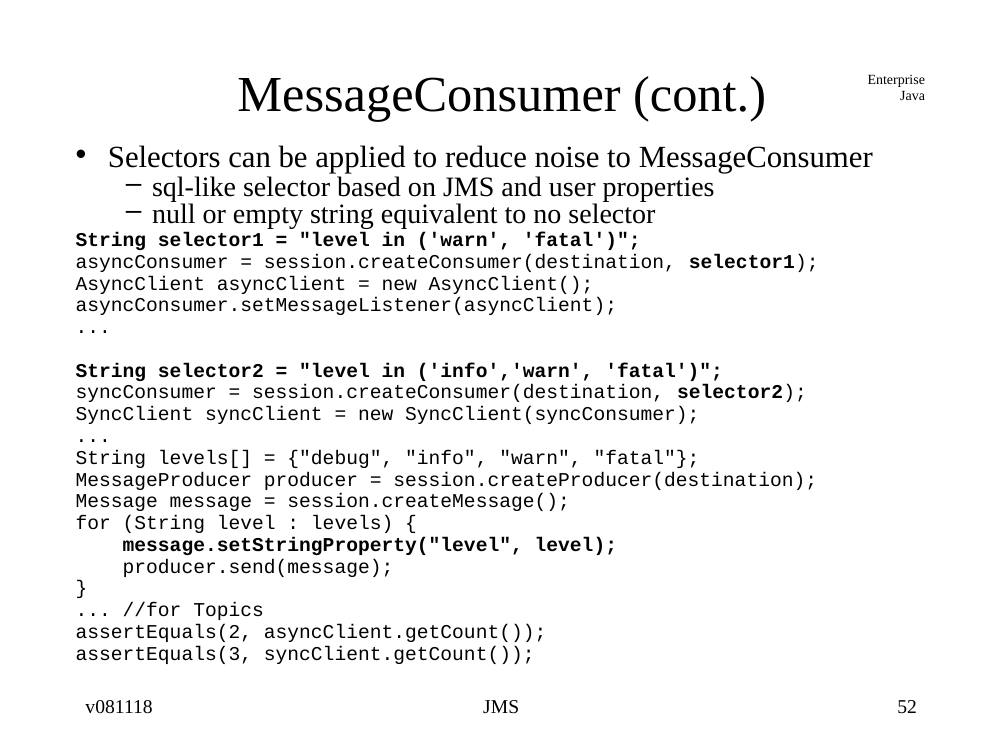
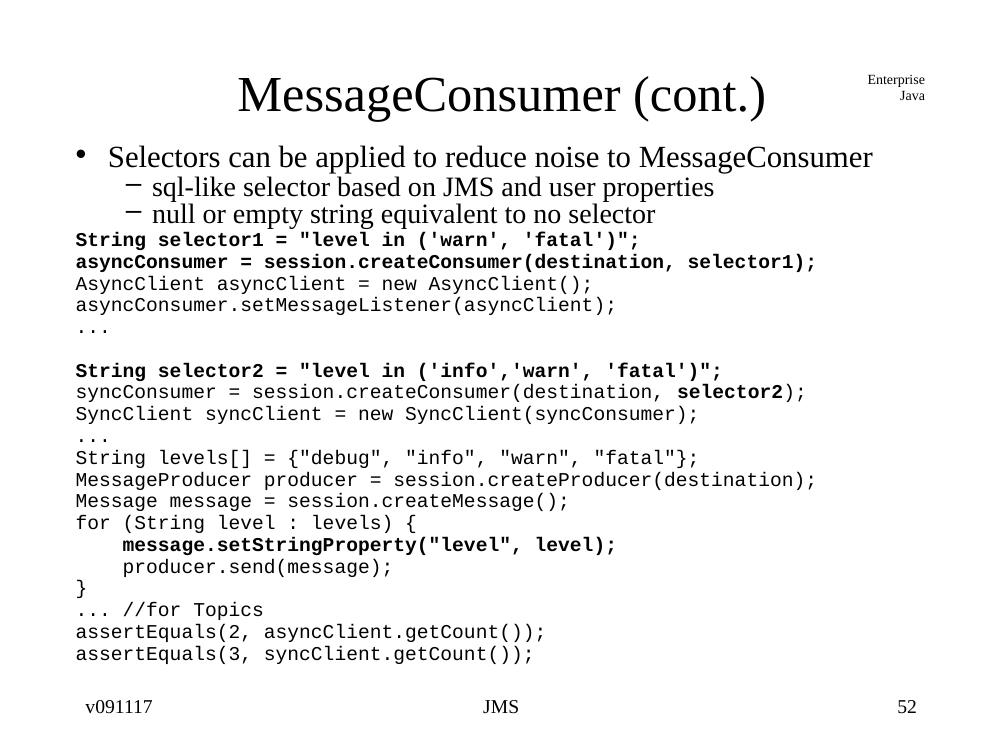
Before and after one commit to jcstaff/ejava-javaee, a slide deck: slide 52 of jmsCore/src/site/resources/lectures/jmsCore.ppt. Drawn at 1008x756 pixels with LibreOffice and Linux fonts; fonts in the diff are those of the drawing. Boxes give left, top, right and bottom in pixels: in the first picture for what was removed or moved away, otherwise in the second. Text is boxed around its words. In the diff, an @@ line names an element or a change of style, - is before the commit and + after.

```diff
--- a/jmsCore/src/site/resources/lectures/jmsCore.ppt
+++ b/jmsCore/src/site/resources/lectures/jmsCore.ppt
@@ text at (76,254,818,272): bold on in "asyncConsumer = session.createConsumer(destination, selector ..." @@
@@ text at (85,700,152,714): text changed @@
-v081118
+v091117
```
Also in this commit, not shown: 90 other slides changed, 9 other files.
